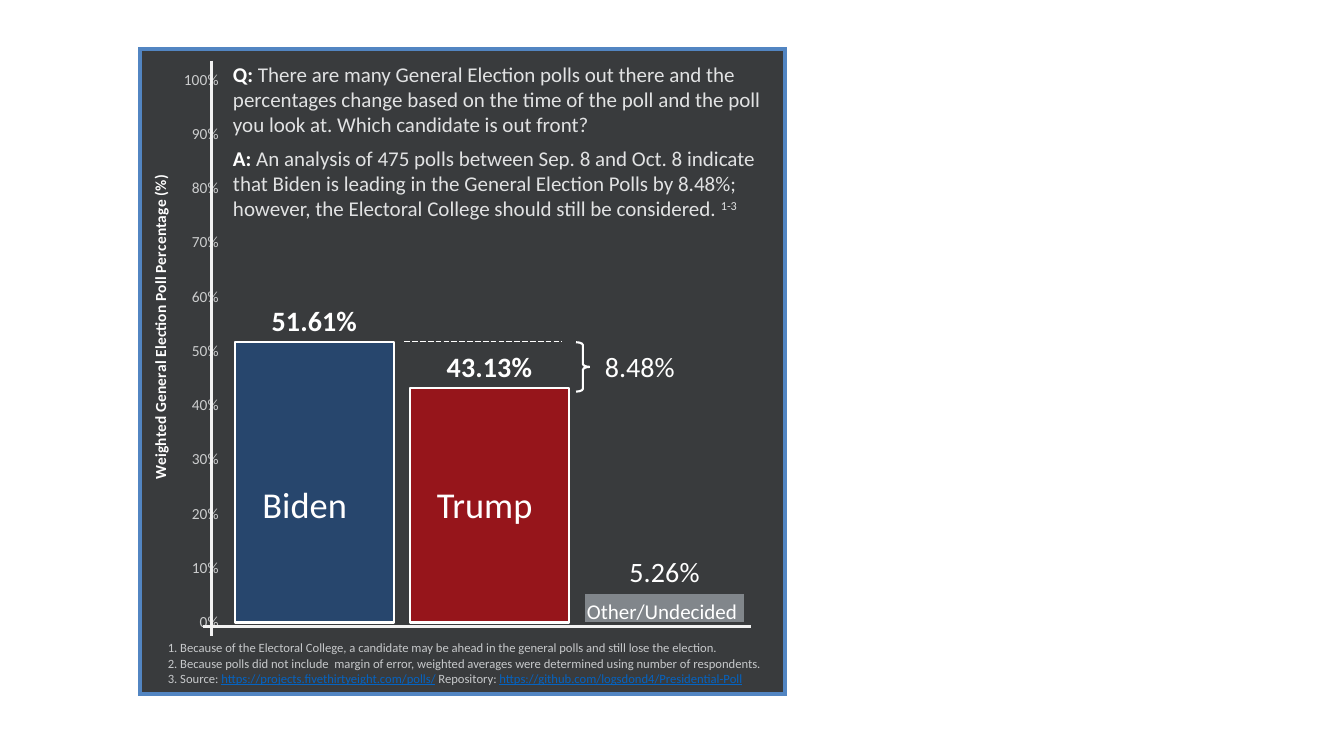
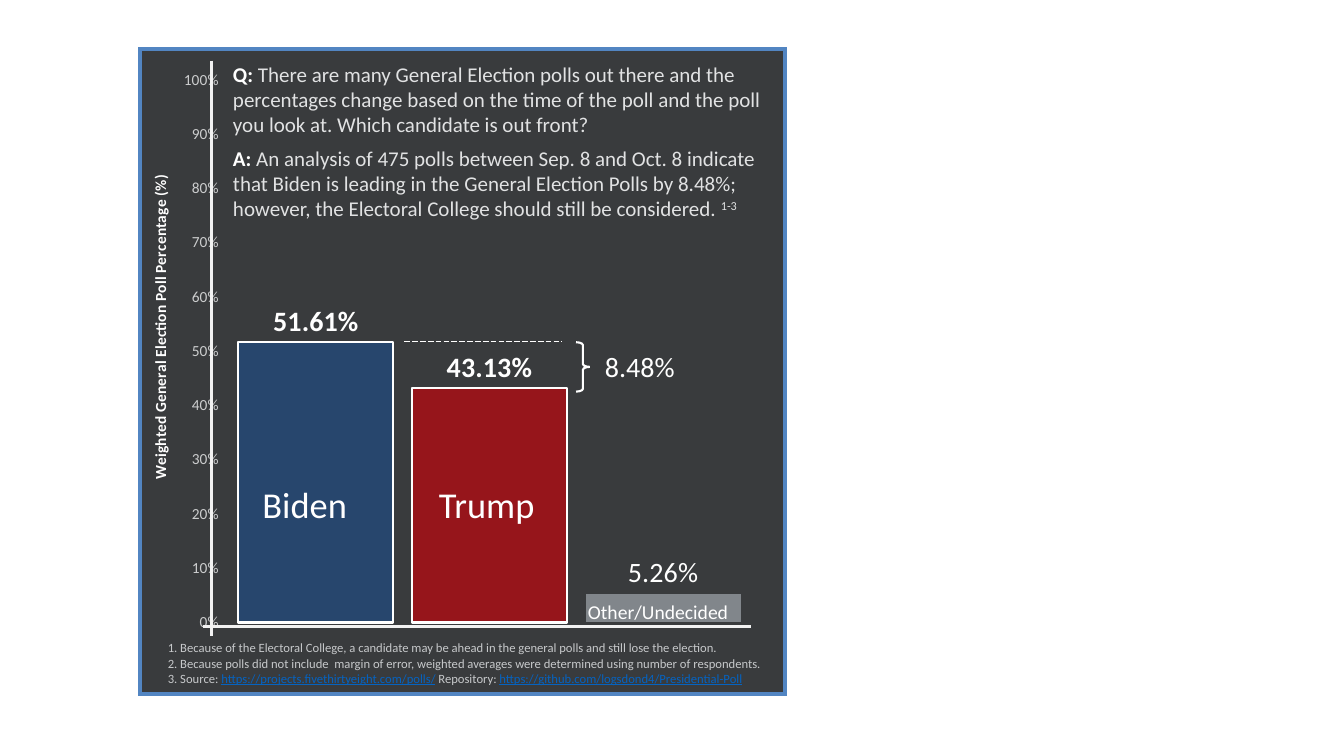
Before and after one commit to logsdond4/Presidential-Poll, a slide deck: slide 1 of Data Visualization/General Election Results_09_08-10_08_instagram.pptx. Drawn at 1344x756 pixels with LibreOffice and Linux fonts; fonts in the diff are those of the drawing. Boxes give left, top, right and bottom in pixels: in the first picture for what was removed or moved away, otherwise in the second. Text is boxed around its words. In the diff, an @@ line names an element or a change of style, - is before the commit and + after.

```diff
--- a/Data Visualization/General Election Results_09_08-10_08_instagram.pptx
+++ b/Data Visualization/General Election Results_09_08-10_08_instagram.pptx
@@ column chart at (x1=124, y1=58, x2=769, y2=643) @@
@@ bar spacing changed @@
@@ text "Other/Undecided" at (x1=588, y1=605, x2=728, y2=625): size 15 to 14 pt @@
```
Also in this commit, not shown: 1 other file.
